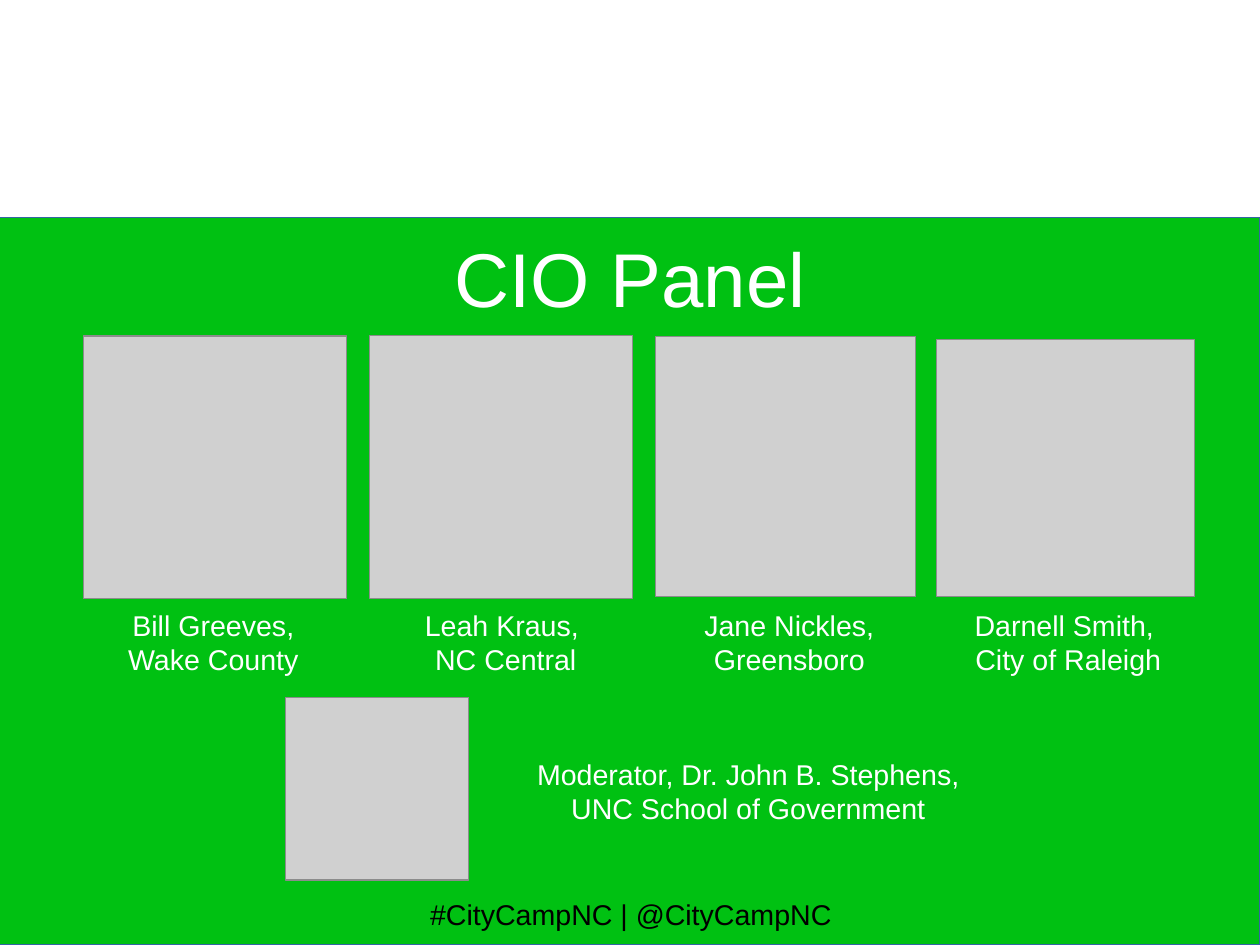
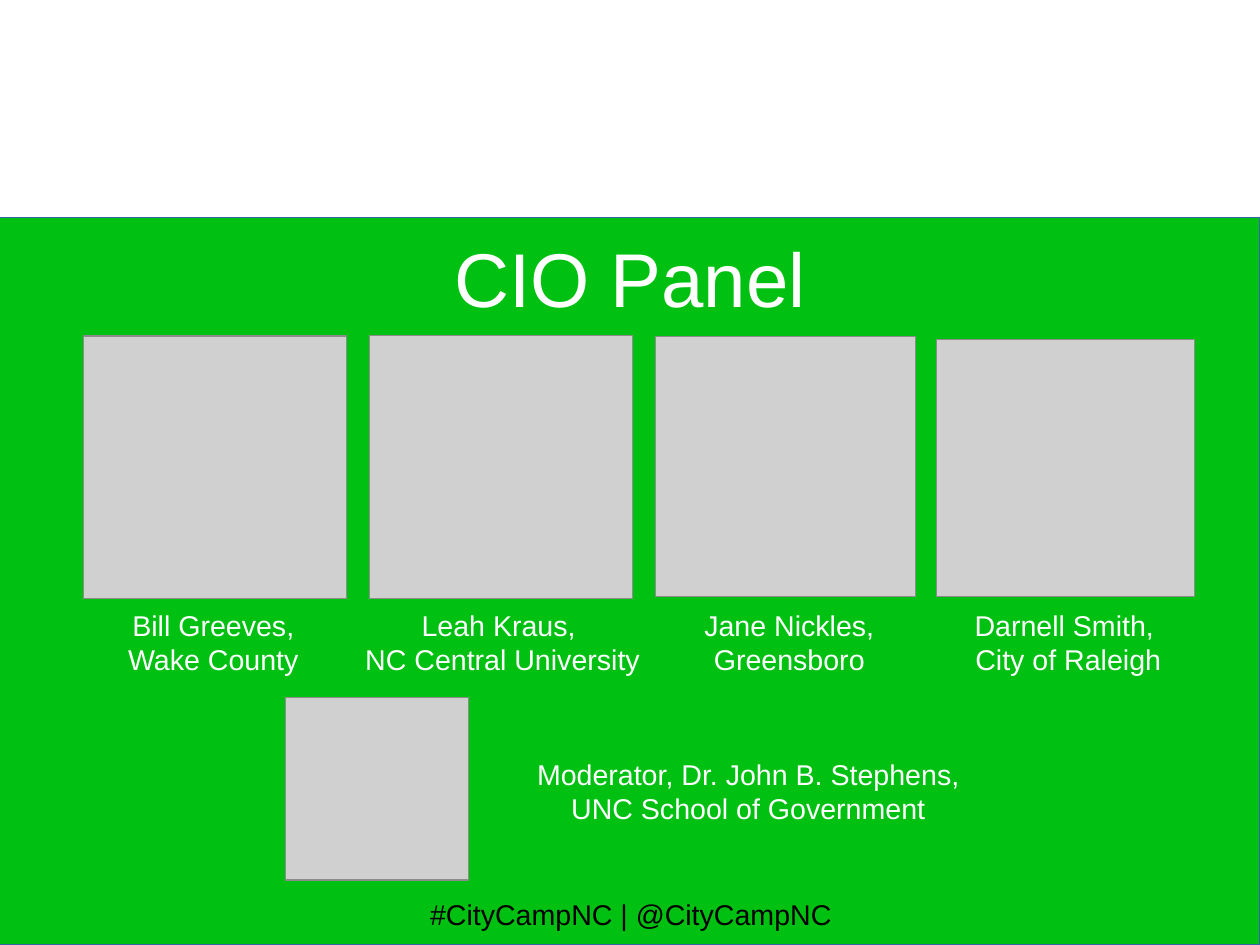
Before and after one commit to jhibbets/presentations, a slide deck: slide 22 of CCNC_2016.odp. Drawn at 1260x945 pixels with LibreOffice and Linux fonts; fonts in the diff are those of the drawing; grey boxes stand for pictures; background and template pictures are left out. Boxes give left, top, right and bottom in pixels: in the first picture for what was removed or moved away, otherwise in the second. Text is boxed around its words. In the diff, an @@ line names an element or a change of style, - is before the commit and + after.

Commit message:
update NC Central to NC Central Univ

```diff
--- a/CCNC_2016.odp
+++ b/CCNC_2016.odp
@@ text "Leah Kraus,": place and size @@
-text "Leah Kraus," at bbox=[425, 615, 578, 671]
+text "Leah Kraus," at bbox=[365, 615, 639, 676]
@@ text at bbox=[365, 649, 639, 676]: text changed @@
-NC Central
+NC Central University
```
